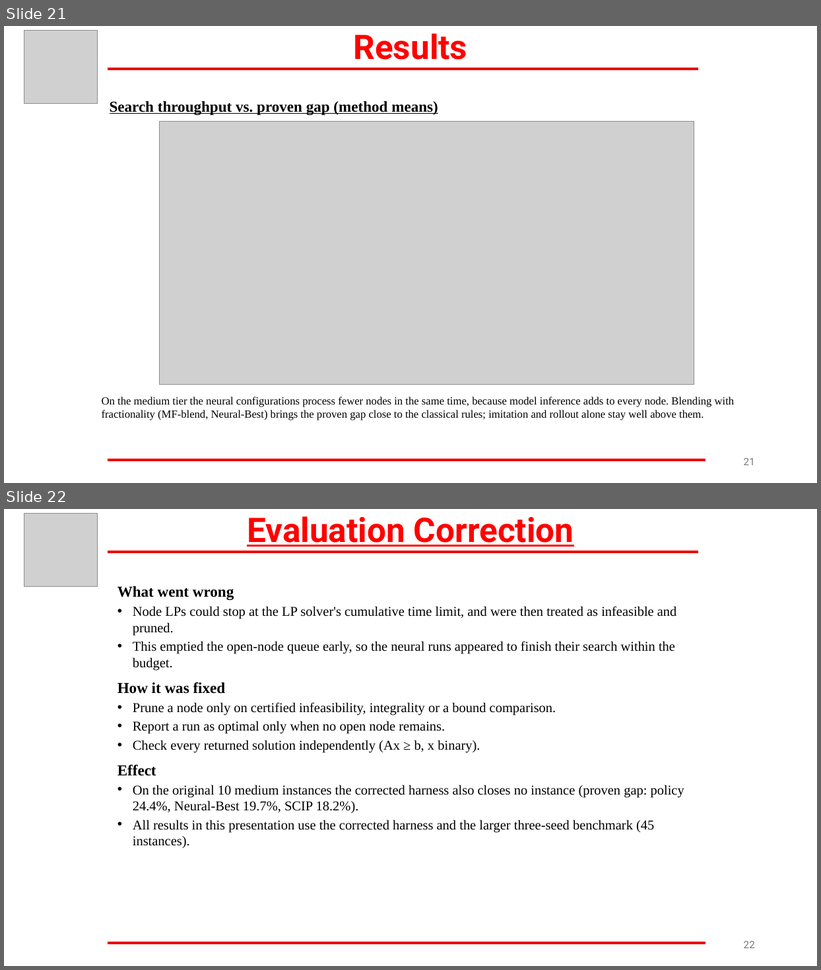
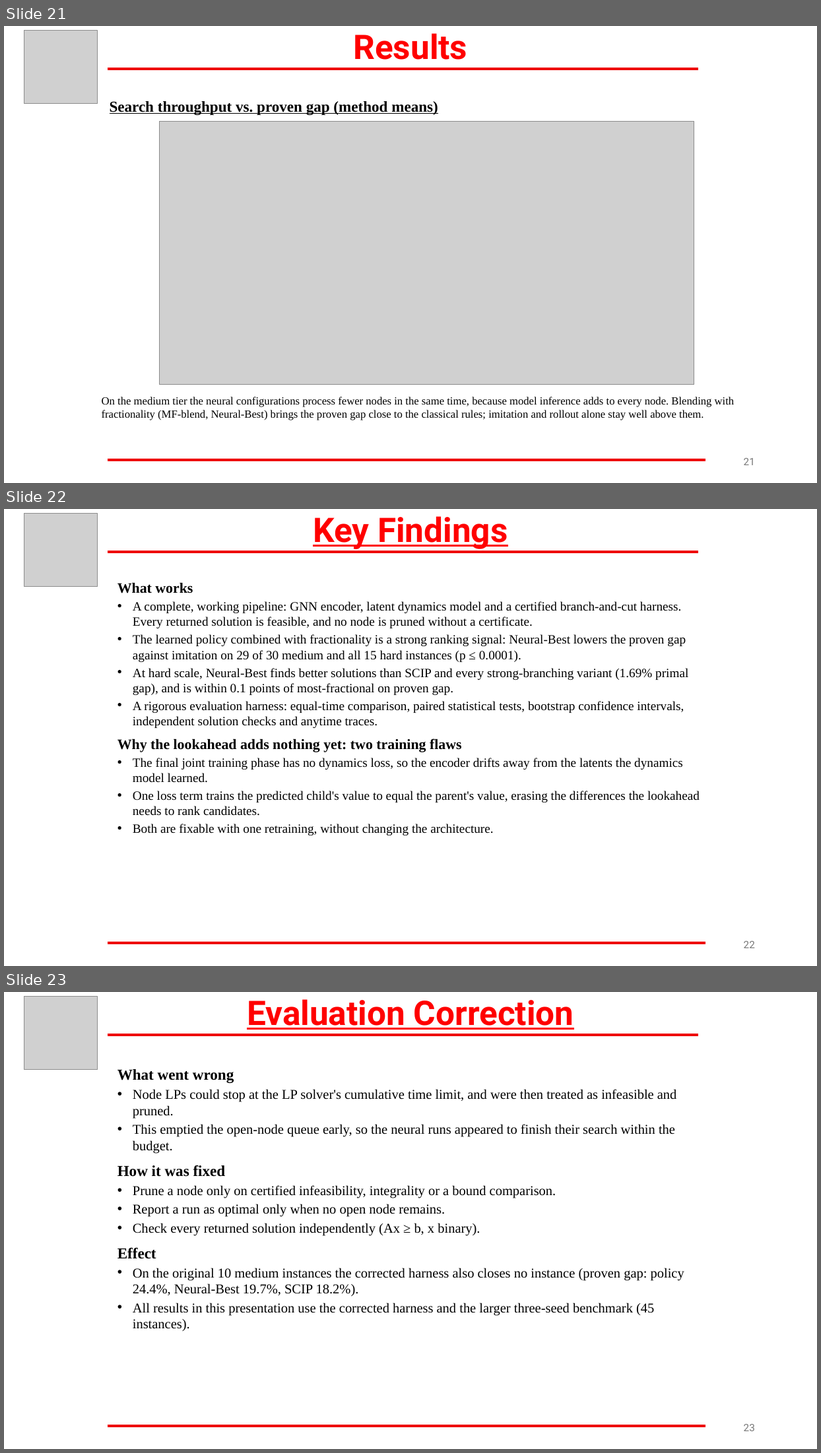
Before and after one commit to VarunGawali/bnb-world-model, a slide deck: paper/MTP_Presentation_updated.pptx. Shown one above the other, each under a label of ours: slides 21 and 22 before the commit, slides 21, 22 and 23 after it. The pictures are 821x970 and 821x1453 pixels, drawn with LibreOffice and Linux fonts; fonts in the diff are those of the drawing; grey boxes stand for pictures. Boxes give left, top, right and bottom in pixels: in the first picture for what was removed or moved away, otherwise in the second. Text is boxed around its words. In the diff, an @@ line names an element or a change of style, - is before the commit and + after.

```diff
--- a/paper/MTP_Presentation_updated.pptx
+++ b/paper/MTP_Presentation_updated.pptx
@@ slide 22 added at (4, 509, 817, 966), background #FFFFFF @@
@@ picture added at (24, 513, 97, 586) @@
@@ text added at (313, 516, 508, 549), 40 pt, text #FF0000, bold, underline @@
+Key Findings
@@ line added from (107, 553) to (698, 553), #EE0000 3 pt @@
@@ text added at (118, 583, 700, 836), 15 pt, text #000000 @@
+What works
+• A complete, working pipeline: GNN encoder, latent dynamics model and a certified branch-and-cut harness. Every returned solution is feasible, and no node is pruned without a certificate.
+• The learned policy combined with fractionality is a strong ranking signal: Neural-Best lowers the proven gap against imitation on 29 of 30 medium and all 15 hard instances (p ≤ 0.0001).
+• At hard scale, Neural-Best finds better solutions than SCIP and every strong-branching variant (1.69% primal gap), and is within 0.1 points of most-fractional on proven gap.
+• A rigorous evaluation harness: equal-time comparison, paired statistical tests, bootstrap confidence intervals, independent solution checks and anytime traces.
+Why the lookahead adds nothing yet: two training flaws
+• The final joint training phase has no dynamics loss, so the encoder drifts away from the latents the dynamics model learned.
+• One loss term trains the predicted child's value to equal the parent's value, erasing the differences the lookahead needs to rank candidates.
+• Both are fixable with one retraining, without changing the architecture.
@@ line added from (107, 943) to (706, 943), #EE0000 3 pt @@
@@ page number added at (744, 941, 755, 949), 12 pt, text #797979 @@
+22
@@ what was slide 22 is now slide 23 @@
@@ page number at (744, 1424, 755, 1432): text changed @@
-22
+23
```
Also in this commit, not shown: 2 slides changed, 1 other slide added.
